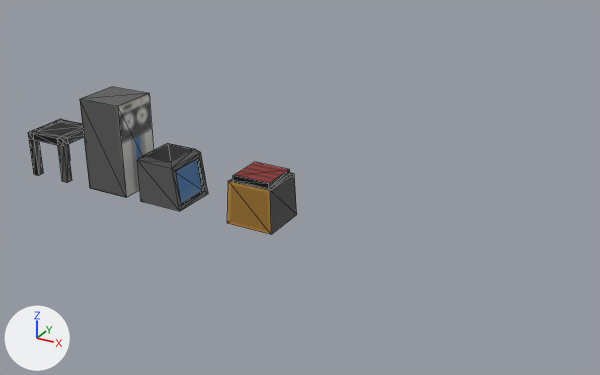
Two versions of the glTF model assets/models/objects.glb, one commit apart.
The view is the same before and after, from a 50 mm camera at (7.81, -12.66, 7.19) aimed at (1.23, -0.7, 1.21). The axes (+X, +Y, +Z) are drawn at lower left. The lights are the same throughout. Mesh edges are drawn as thin lines. Vertices at the same position are counted once.

Names of what the first picture shows: 'computer', 'monitor', 'table', 'teleport'.
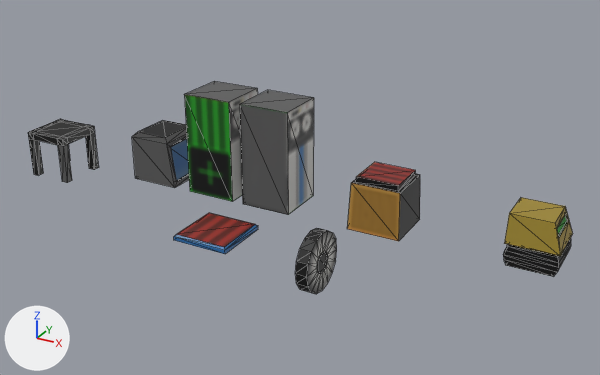
The newer file is also turned or shifted as a whole; pictures and numbers use the older file's frame.

Edits to the scene script, one JSON object a line:
```json
{"op": "add", "block": "mat_material_003", "code": ["mat_material_003 = principled_material('Material.003')", "mat_material_003.texture = img_atlas"]}
{"block": "me_cube", "where": "me_cube.from_pydata(...)  # 8 vertices, 12 faces; spans x -0.5..0.5, y -0.5..0.5, z 0.0..2.0"}
{"block": "me_cube", "where": "# used by ob_computer; location = (-3.53, 0.0, 0.0)"}
{"block": "me_cube", "change": "me_cube part 1: the whole mesh is moved by (3.89, 0.0, 0.5)"}
{"block": "me_cube_001", "where": "me_cube_001.from_pydata(...)  # 20 vertices, 36 faces; spans x -0.5..0.5, y -0.5..0.5, z -0.5..0.5"}
{"block": "me_cube_001", "where": "# used by ob_monitor; location = (-2.14, 0.0, 0.5)"}
{"block": "me_cube_001", "change": "me_cube_001 part 2: the whole mesh is moved by (-0.086, 0.0, 0.5)"}
{"block": "me_cube_004", "where": "me_cube_004.from_pydata(...)  # 16 vertices, 28 faces; spans x -0.5..0.5, y -0.5..0.5, z -0.5..0.5"}
{"block": "me_cube_004", "where": "# used by ob_teleport; location = (0.0, 0.0, 0.5)"}
{"block": "me_cube_004", "change": "me_cube_004 part 3: the whole mesh is moved by (2.588, 0.0, 0.5)"}
{"op": "add", "block": "me_cube_007", "code": ["me_cube_007 = bpy.data.meshes.new('Cube.007')", "me_cube_007.from_pydata(...)  # a box spanning x -6.72..-5.72, y -0.5..0.5, z 0.0..2.0", "me_cube_007.materials.append(mat_material_003)  # picture img_atlas"]}
{"op": "add", "block": "me_cube_006", "code": ["me_cube_006 = bpy.data.meshes.new('Cube.006')", "me_cube_006.from_pydata(...)  # 12 vertices, 20 faces; spans x -5.18..-4.18, y -3.046..-2.046, z 0.45..0.55", "me_cube_006.materials.append(mat_material)  # picture img_atlas"]}
{"op": "add", "block": "me_cylinder", "code": ["me_cylinder = bpy.data.meshes.new('Cylinder')", "me_cylinder.from_pydata(...)  # 64 vertices, 124 faces; spans x -2.871..-2.671, y -3.126..-2.126, z 0.0..1.0", "me_cylinder.materials.append(mat_material)  # picture img_atlas"]}
{"op": "add", "block": "me_cube_002", "code": ["me_cube_002 = bpy.data.meshes.new('Cube.002')", "me_cube_002.from_pydata(...)  # 44 vertices, 84 faces; spans x -0.45..0.45, y -0.45..0.45, z 0.0..0.9", "me_cube_002.materials.append(mat_material)  # picture img_atlas"]}
{"op": "add", "block": "ob_computer_active", "code": ["ob_computer_active = bpy.data.objects.new('computer_active', me_cube_007)", "ob_computer_active.location = (5.35, 0.0, 0.5)"]}
{"op": "add", "block": "ob_teleport_pad", "code": ["ob_teleport_pad = bpy.data.objects.new('teleport_pad', me_cube_006)", "ob_teleport_pad.location = (5.35, 0.0, 0.5)"]}
{"op": "add", "block": "ob_tape", "code": ["ob_tape = bpy.data.objects.new('tape', me_cylinder)", "ob_tape.location = (5.35, 0.0, 0.5)"]}
{"op": "add", "block": "ob_player", "code": ["ob_player = bpy.data.objects.new('player', me_cube_002)", "ob_player.location = (5.35, 0.0, 0.5)"]}
```

Pixel boxes (x1, y1, x2, y2) of what changed, in the pictures (600 x 375 px):
```json
{"object": "computer", "change": "mesh moved", "before": [80, 87, 154, 198], "after": [240, 90, 314, 215]}
{"object": "teleport", "change": "mesh moved", "before": [227, 162, 297, 235], "after": [347, 162, 420, 241]}
{"object": "computer_active", "change": "added", "after": [184, 81, 258, 202]}
{"object": "monitor", "change": "mesh moved", "before": [137, 143, 208, 211], "after": [132, 120, 189, 188]}
{"object": "player", "change": "added", "after": [503, 197, 573, 277]}
{"object": "tape", "change": "added", "after": [295, 228, 337, 294]}
{"object": "teleport_pad", "change": "added", "after": [174, 213, 258, 254], "on screen": "red"}
```
